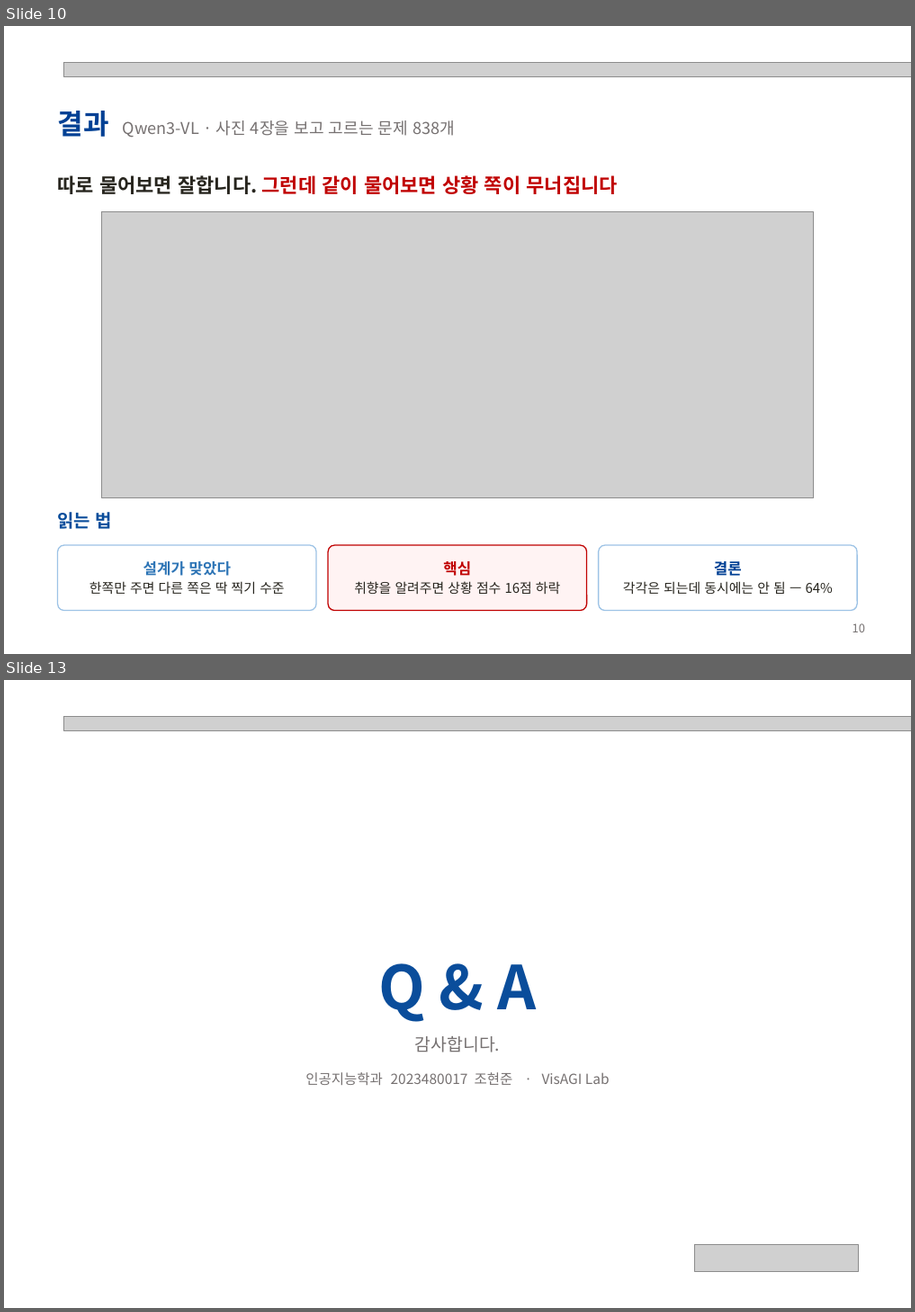
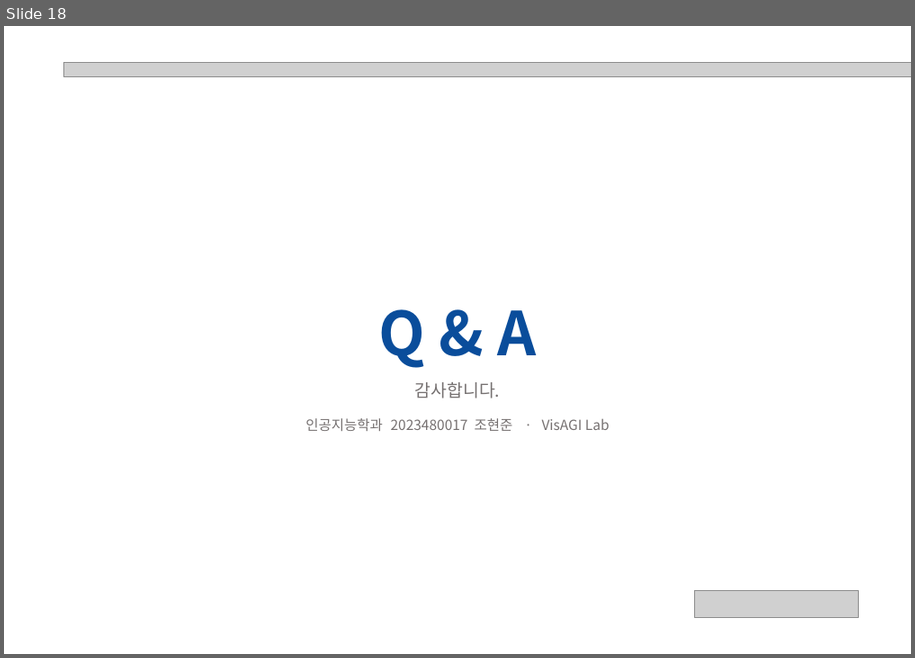
Before and after one commit to hjhj6411/tpo, a slide deck: presentation/POD-Bench_성과발표.pptx. Shown one above the other, each under a label of ours: slides 10 and 13 before the commit, slide 18 after it; the slides between them are not shown. The pictures are 915x1312 and 915x658 pixels, drawn with LibreOffice and Linux fonts; fonts in the diff are those of the drawing; grey boxes stand for pictures. Boxes give left, top, right and bottom in pixels: in the first picture for what was removed or moved away, otherwise in the second. Text is boxed around its words. In the diff, an @@ line names an element or a change of style, - is before the commit and + after.

```diff
--- a/presentation/POD-Bench_성과발표.pptx
+++ b/presentation/POD-Bench_성과발표.pptx
@@ slide 10 removed at <box>4,26,911,654</box>, background #FFFFFF @@
@@ picture removed at <box>64,63,911,77</box> @@
@@ text removed at <box>58,111,456,138</box> @@
-결과 Qwen3-VL · 사진 4장을 보고 고르는 문제 838개
@@ text removed at <box>58,175,618,194</box> @@
-따로 물어보면 잘합니다. 그런데 같이 물어보면 상황 쪽이 무너집니다
@@ picture removed at <box>102,212,814,498</box> @@
@@ text removed at <box>58,512,112,529</box> @@
-읽는 법
@@ rounded rectangle removed at <box>58,545,316,611</box> @@
-설계가 맞았다
-한쪽만 주면 다른 쪽은 딱 찍기 수준
@@ rounded rectangle removed at <box>328,545,587,611</box> @@
-핵심
-취향을 알려주면 상황 점수 16점 하락
@@ rounded rectangle removed at <box>599,545,857,611</box> @@
-결론
-각각은 되는데 동시에는 안 됨 — 64%
@@ text removed at <box>853,624,865,633</box> @@
-10
@@ what was slide 13 is now slide 18 @@
```
Also in this commit, not shown: 8 slides changed, 8 slides added, 2 other slides removed, 5 other files.
